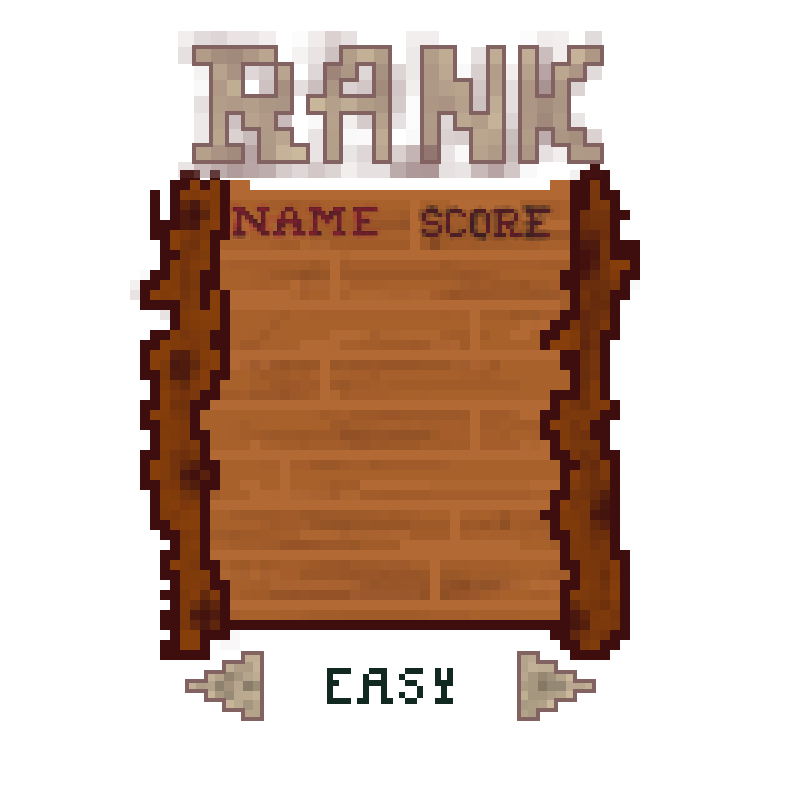
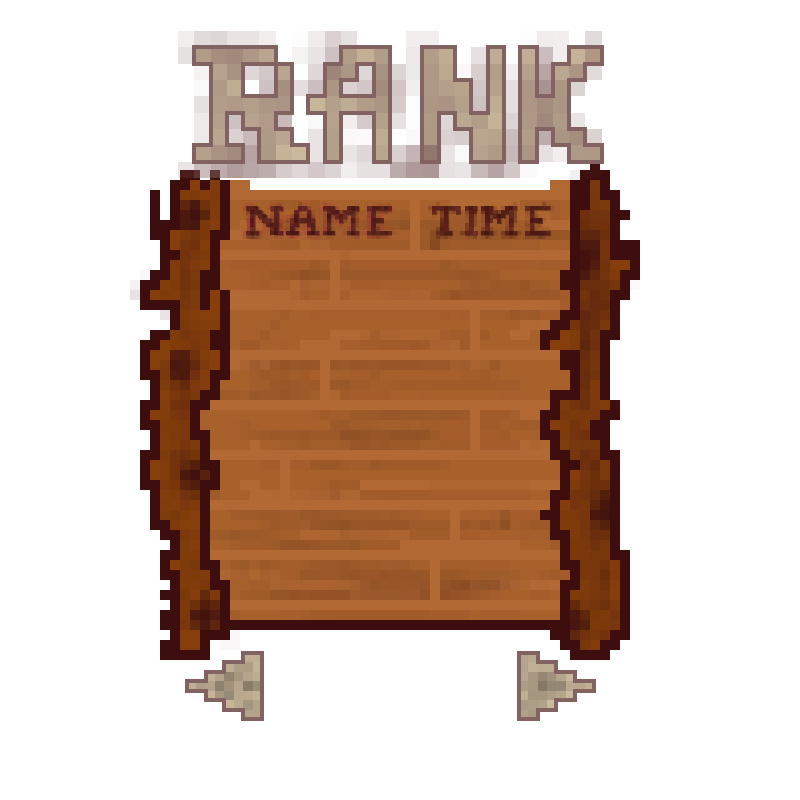
Layered file, before and after one edit (800x800). Changes by layer:
hid "easy" over [327, 668, 453, 704]
added layer "Pasted Layer" above "Score" over [428, 202, 554, 239]
hid "Score", painted on it over [418, 201, 554, 241]
painted on "Name" over [229, 202, 396, 239]
